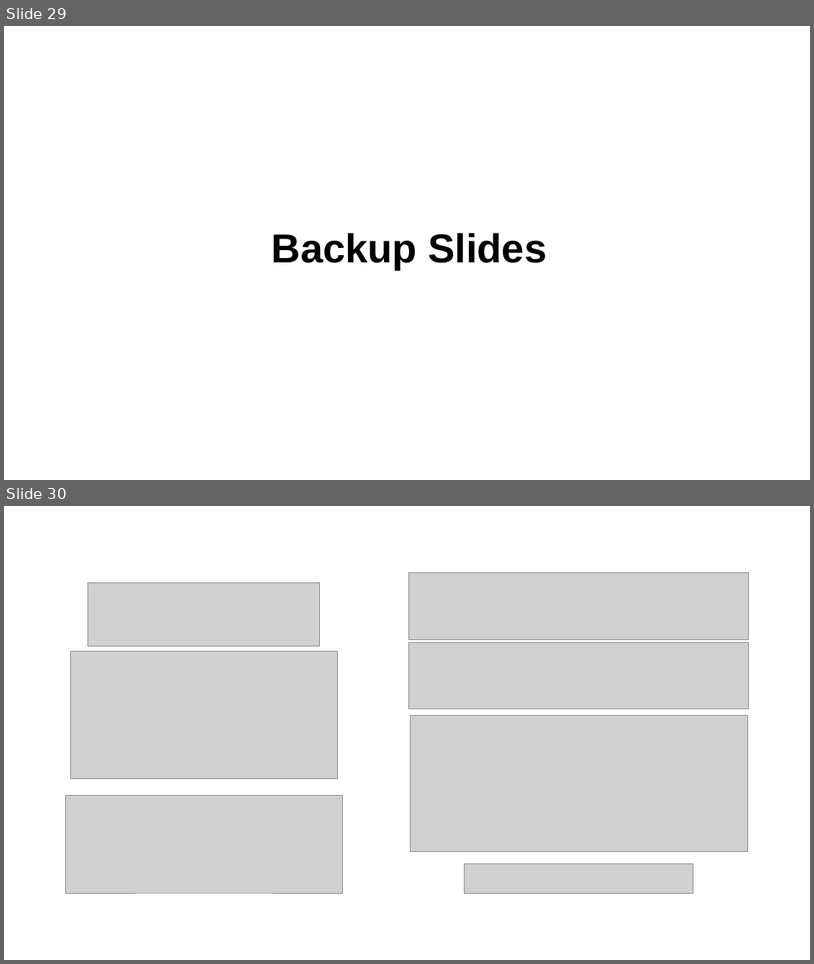
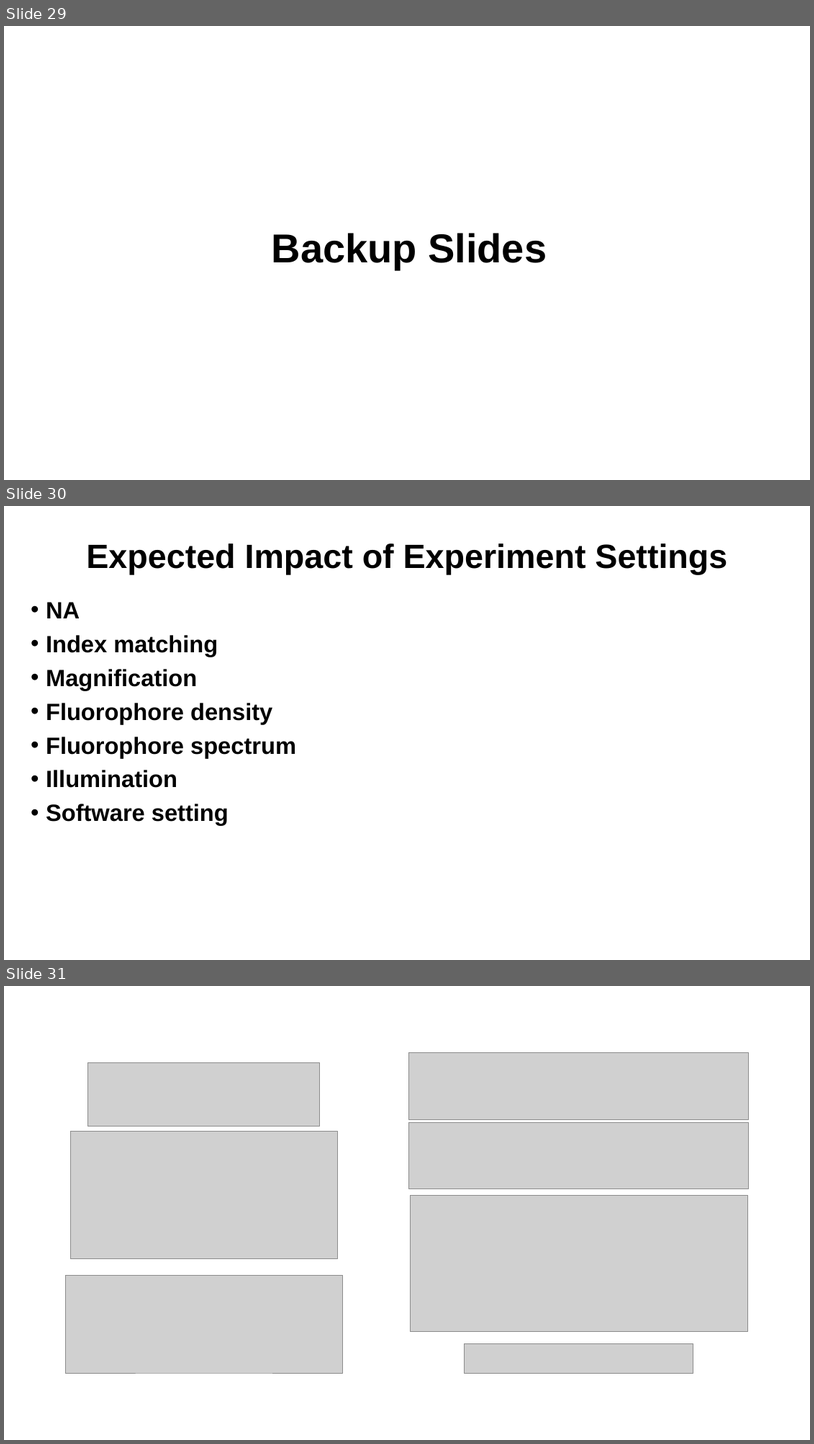
Before and after one commit to taehwan-kim/ez_truecolor, a slide deck: status.pptx. Shown one above the other, each under a label of ours: slides 29 and 30 before the commit, slides 29, 30 and 31 after it. The pictures are 814x964 and 814x1444 pixels, drawn with LibreOffice and Linux fonts; fonts in the diff are those of the drawing; grey boxes stand for pictures. Boxes give left, top, right and bottom in pixels: in the first picture for what was removed or moved away, otherwise in the second. Text is boxed around its words. In the diff, an @@ line names an element or a change of style, - is before the commit and + after.

```diff
--- a/status.pptx
+++ b/status.pptx
@@ slide 30 added at [4,506,810,960], background #FFFFFF @@
@@ title added at [86,543,728,574], 40 pt, text #000000, bold @@
+Expected Impact of Experiment Settings
@@ text added at [46,602,296,825], 28 pt, text #000000, bold @@
+• NA
+• Index matching
+• Magnification
+• Fluorophore density
+• Fluorophore spectrum
+• Illumination
+• Software setting
@@ what was slide 30 is now slide 31 @@
```
Also in this commit, not shown: 1 slide changed, 2 other files.
